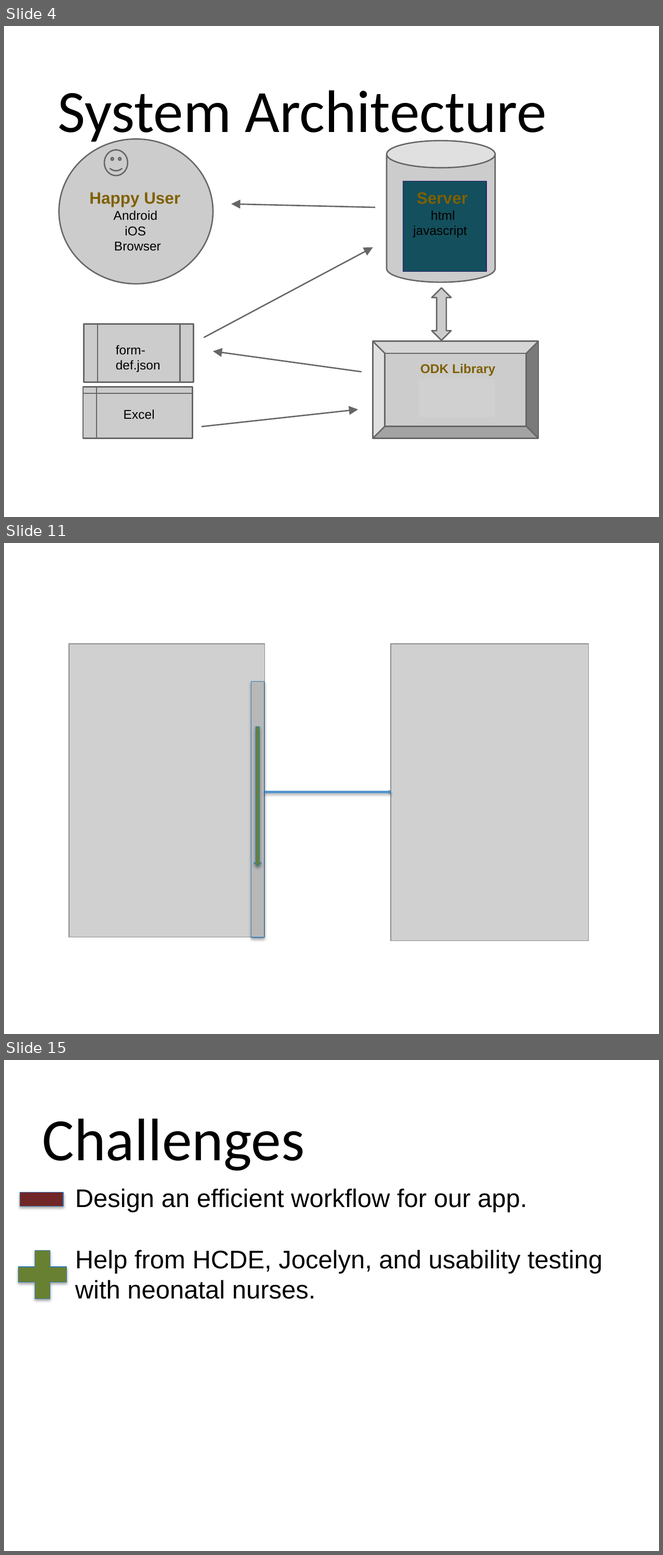
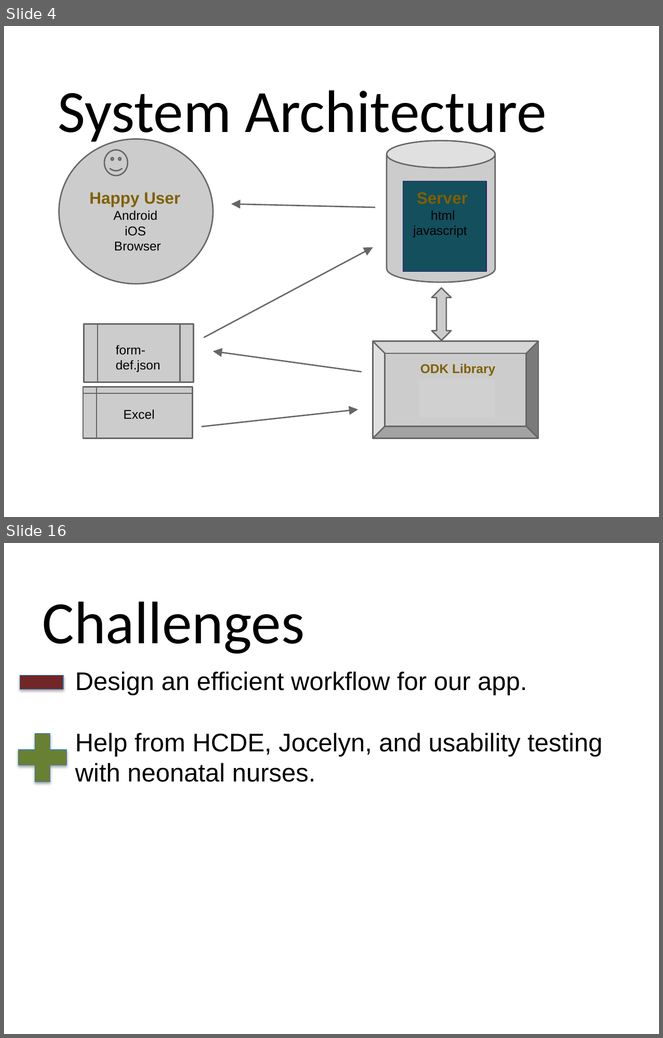
Before and after one commit to xiaoj/481web, a slide deck: presentation/Final Presentation.pptx. Shown one above the other, each under a label of ours: slides 4, 11 and 15 before the commit, slides 4 and 16 after it; the slides between them are not shown. The pictures are 663x1555 and 663x1038 pixels, drawn with LibreOffice and Linux fonts; fonts in the diff are those of the drawing; grey boxes stand for pictures; background and template pictures are left out. Boxes give left, top, right and bottom in pixels: in the first picture for what was removed or moved away, otherwise in the second. Text is boxed around its words. In the diff, an @@ line names an element or a change of style, - is before the commit and + after.

```diff
--- a/presentation/Final Presentation.pptx
+++ b/presentation/Final Presentation.pptx
@@ slide 11 removed at box(4, 543, 659, 1034), background picture (left out) @@
@@ picture removed at box(69, 644, 265, 938) @@
@@ picture removed at box(390, 644, 588, 941) @@
@@ rectangle removed at box(251, 681, 264, 938) @@
@@ right arrow removed at box(254, 727, 261, 866) @@
@@ right arrow removed at box(265, 791, 390, 794) @@
@@ what was slide 15 is now slide 16 @@
```
Also in this commit, not shown: 11 slides added, 9 other slides removed.
